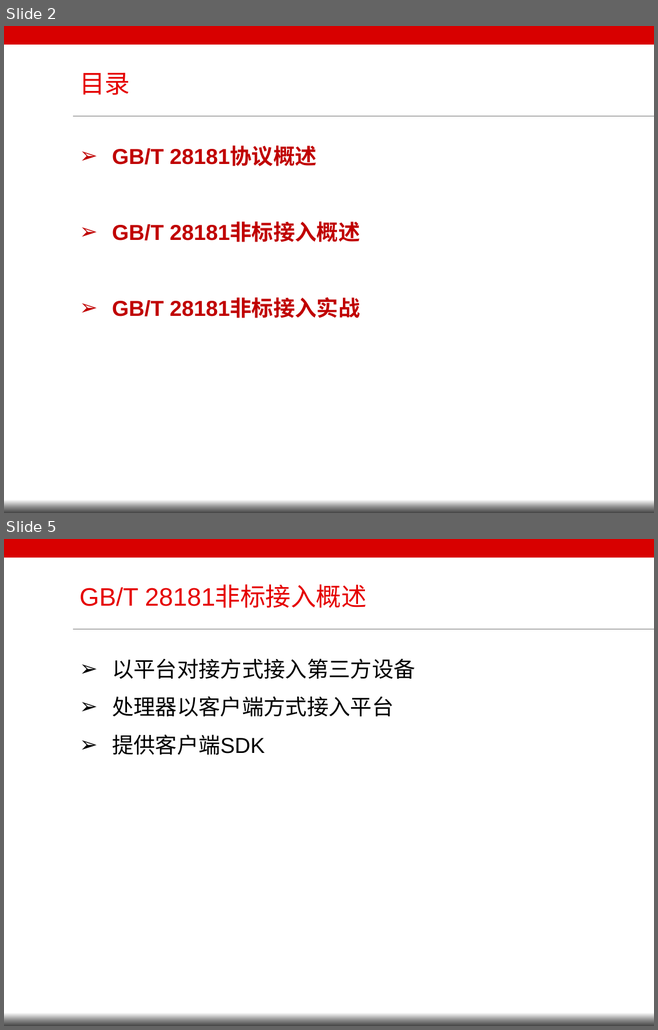
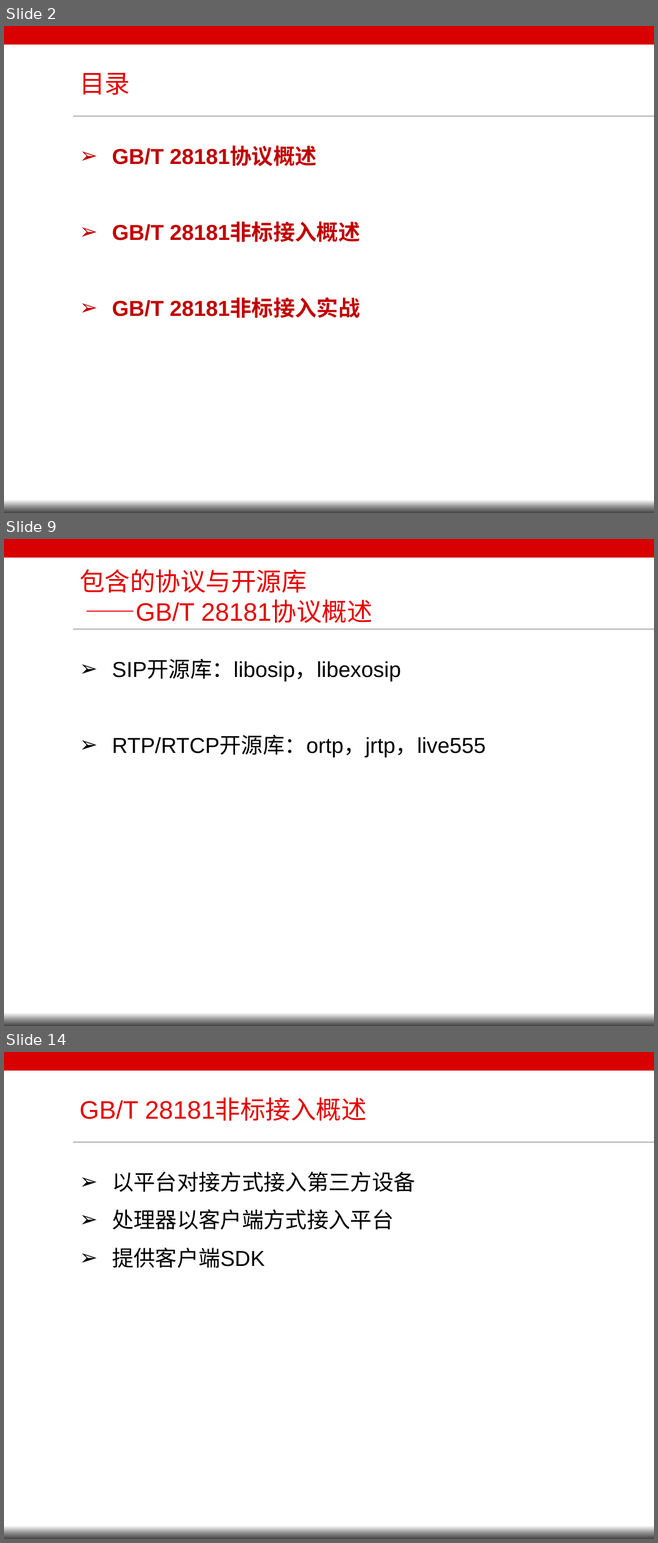
Before and after one commit to ypeng4641/MyMind, a slide deck: 国标简介资料/国标28181简介.pptx. Shown one above the other, each under a label of ours: slides 2 and 5 before the commit, slides 2, 9 and 14 after it; the slides between them are not shown. The pictures are 658x1030 and 658x1543 pixels, drawn with LibreOffice and Linux fonts; fonts in the diff are those of the drawing; background and template pictures are left out. Boxes give left, top, right and bottom in pixels: in the first picture for what was removed or moved away, otherwise in the second. Text is boxed around its words. In the diff, an @@ line names an element or a change of style, - is before the commit and + after.

```diff
--- a/国标简介资料/国标28181简介.pptx
+++ b/国标简介资料/国标28181简介.pptx
@@ slide 9 added at (4, 539, 654, 1026), background #FFFFFF; not listed: 4 template elements that a slide beside it also shows @@
@@ title added at (79, 569, 372, 623), 28 pt, text #E50000 @@
+包含的协议与开源库
+——GB/T 28181协议概述
@@ text added at (112, 660, 485, 758), 24 pt, text #000000 @@
+➢ SIP开源库：libosip，libexosip
+➢ RTP/RTCP开源库：ortp，jrtp，live555
@@ what was slide 5 is now slide 14 @@
```
Also in this commit, not shown: 2 slides changed, 8 other slides added, 6 other files.
